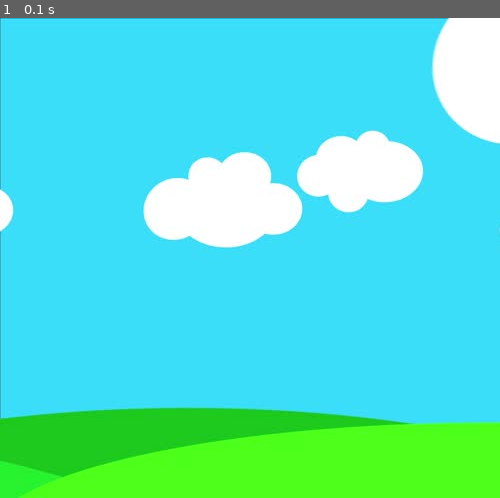
Above: before the commit, frame 1.
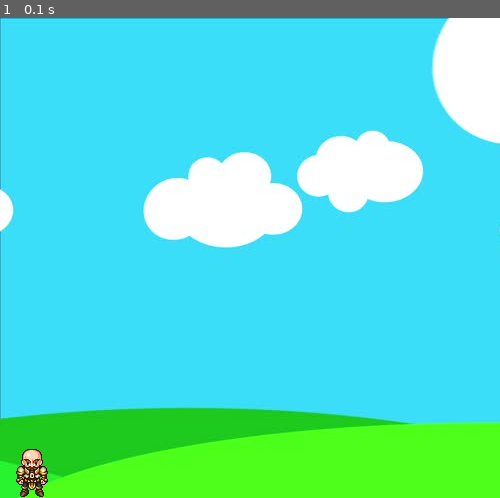
Above: after the commit, the same moment.

Repository: KaisChebata/1-Pygame-Tutorial-for-Beginners-I
Game: pygame game, started from 4-Optimization-OOP/super_sprite.py
The game is run twice, just before and just after one commit, with the same random seed, the same clock (stepped at 60 frames per second) and the same inputs.
Inputs:
- Up to frame 1 (0.1 s): no input

The runs differ from the first frame. In frame 1, 0.5% of the frame differs, in the area x 3-10%, y 89-100%.

Commit message:
add and draw player (sprite character) to the game

Diff:
--- a/4-Optimization-OOP/super_sprite.py
+++ b/4-Optimization-OOP/super_sprite.py
@@ -3,6 +3,7 @@
 import pygame
 
 from settings import Settings
+from sprite import Player
 
 class SuperSprite:
     """Overall class to manage game assets and behavoir."""
@@ -16,7 +17,7 @@
             (self.settings.screen_width, self.settings.screen_height)
             )
         pygame.display.set_caption('Super Sprite')
-
+        self.sprite = Player(self)
         self.background = pygame.image.load(self.settings.background_path)
 
     def run_game(self):
@@ -30,6 +31,9 @@
             # Redraw the screen.
             self.window.blit(self.background, (0, 0))
 
+            # draw the sprite character
+            self.sprite.draw()
+
             # Make the most recently drawn screen visible.
             pygame.display.flip()
 
